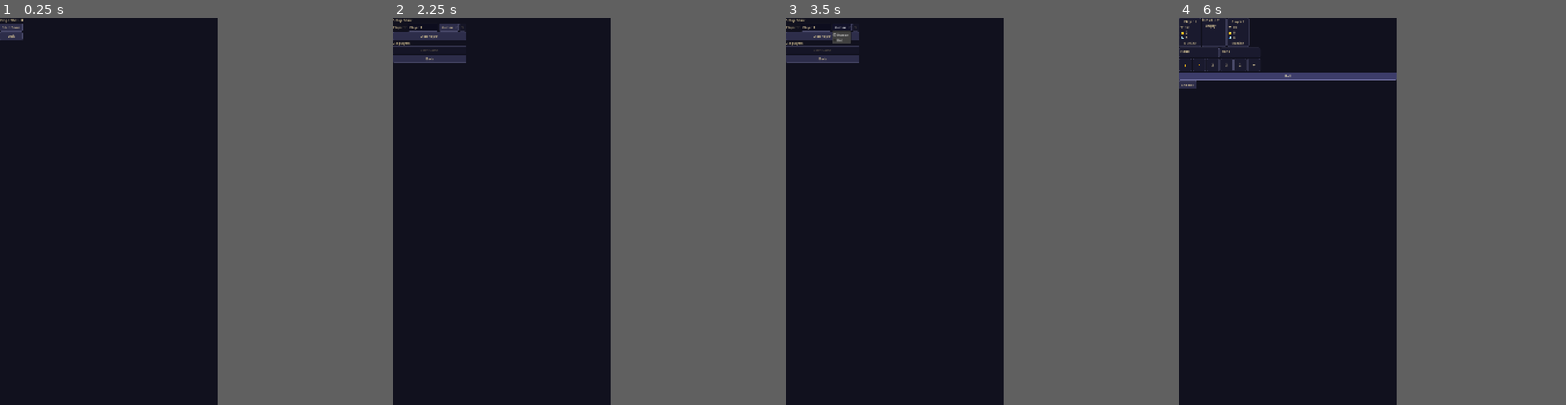
Above: before the commit, frames 1-4 (left to right).
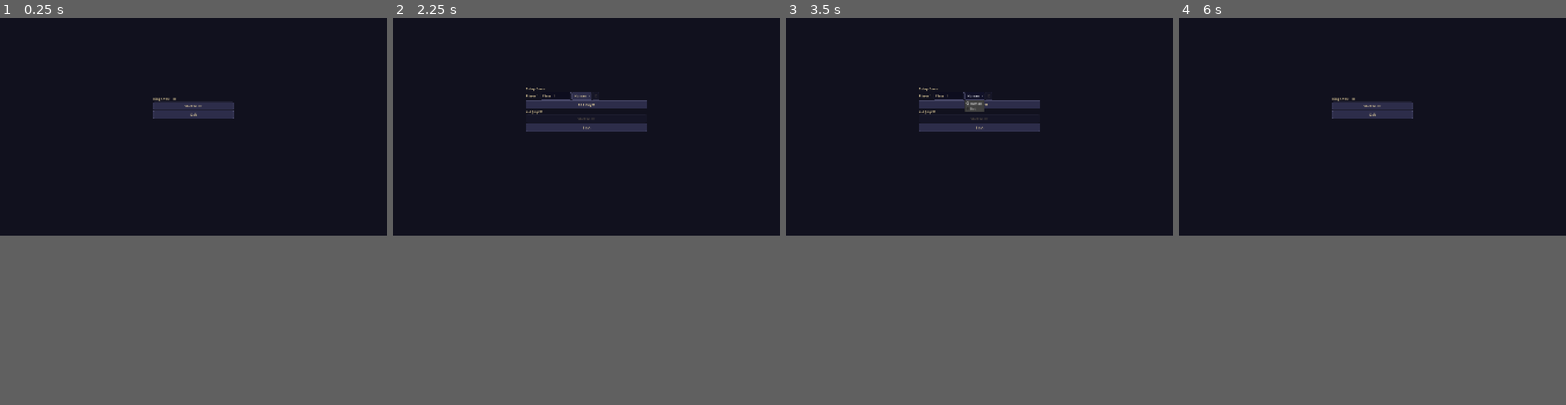
Above: after the commit, the same moments.

Repository: bogus998/KingOfTheHill
Game: Godot game, scene res://scenes/menus/main_menu.tscn
Same seed, same stepped clock (60 frames per second), same inputs: the game is played once before the commit and once after it.
Inputs (mouse positions are in pixels of both pictures, inside the frame that each line leads up to):
- Up to frame 1 (0.25 s): no input
- Up to frame 2 (2.25 s): click "Start Game" at 0.5 s; click "Back" at 1.25 s; click "Start Game" at 2 s
- Up to frame 3 (3.5 s): click "Human" at 2.75 s
- Up to frame 4 (6 s): click "Add Player" at 3.5 s; click (1213, 60) at 4.25 s, where only the run before the commit has a clickable "Start Game"; click (1287, 215) at 5 s, where only the run before the commit has a clickable "Ready!"; click (1287, 76) at 5.75 s, where only the run before the commit has a clickable "Roll"
In our replay, the window is 450x800 before the commit and 800x450 after it. These sizes can differ from the game's own. Grey fills any space a smaller window leaves; there, only what the larger window draws over its background counts as a difference.

The runs differ from the first frame. In frame 1, 1.1% of the frame differs, in the area x 0-61%, y 0-26%; in frame 2, 2.6%, in the area x 0-66%, y 0-30%; in frame 3, 2.6%; in frame 4, 2.5%.

Commit message:
Convert game to landscape orientation (1920x1080)
Switches viewport from portrait (1080x1920) to landscape (1920x1080),
scales 2D world positions proportionally, and updates all scene anchors
and minimum sizes to work correctly in the wider canvas.

Co-Authored-By: Claude Sonnet 4.6 <noreply@anthropic.com>

Diff:
--- a/project.godot
+++ b/project.godot
@@ -26,11 +26,11 @@
 
 [display]
 
-window/size/viewport_width=1080
-window/size/viewport_height=1920
+window/size/viewport_width=1920
+window/size/viewport_height=1080
 window/stretch/mode="canvas_items"
 window/stretch/aspect="expand"
-window/handheld/orientation="portrait"
+window/handheld/orientation="landscape"
 
 [editor_plugins]
 
--- a/scenes/board/vault_area.tscn
+++ b/scenes/board/vault_area.tscn
@@ -4,7 +4,7 @@
 
 [node name="VaultArea" type="Panel"]
 script = ExtResource("1_vault")
-custom_minimum_size = Vector2(120, 100)
+custom_minimum_size = Vector2(180, 100)
 
 [node name="VBoxContainer" type="VBoxContainer" parent="."]
 layout_mode = 2
--- a/scenes/game/main_game.tscn
+++ b/scenes/game/main_game.tscn
@@ -16,22 +16,22 @@
 [node name="World" type="Node2D" parent="."]
 
 [node name="Vault" type="Marker2D" parent="World"]
-position = Vector2(540, 960)
+position = Vector2(960, 540)
 
 [node name="Characters" type="Node2D" parent="World"]
 y_sort_enabled = true
 
 [node name="Character0" type="AnimatedSprite2D" parent="World/Characters"]
-position = Vector2(270, 1200)
+position = Vector2(480, 675)
 
 [node name="Character1" type="AnimatedSprite2D" parent="World/Characters"]
-position = Vector2(810, 1200)
+position = Vector2(1440, 675)
 
 [node name="Character2" type="AnimatedSprite2D" parent="World/Characters"]
-position = Vector2(270, 720)
+position = Vector2(480, 405)
 
 [node name="Character3" type="AnimatedSprite2D" parent="World/Characters"]
-position = Vector2(810, 720)
+position = Vector2(1440, 405)
 
 [node name="UILayer" type="CanvasLayer" parent="."]
 
--- a/scenes/menus/game_over.tscn
+++ b/scenes/menus/game_over.tscn
@@ -3,9 +3,26 @@
 [ext_resource type="Script" path="res://scripts/menus/game_over_controller.gd" id="1_over"]
 
 [node name="GameOver" type="Control"]
+anchors_preset = 15
+anchor_right = 1.0
+anchor_bottom = 1.0
+grow_horizontal = 2
+grow_vertical = 2
 script = ExtResource("1_over")
 
 [node name="VBox" type="VBoxContainer" parent="."]
+layout_mode = 1
+anchors_preset = 8
+anchor_left = 0.5
+anchor_top = 0.5
+anchor_right = 0.5
+anchor_bottom = 0.5
+offset_left = -200.0
+offset_top = -175.0
+offset_right = 200.0
+offset_bottom = 175.0
+grow_horizontal = 3
+grow_vertical = 3
 
 [node name="TitleLabel" type="Label" parent="VBox"]
 text = "Game Over"
--- a/scenes/menus/main_menu.tscn
+++ b/scenes/menus/main_menu.tscn
@@ -3,9 +3,26 @@
 [ext_resource type="Script" path="res://scripts/menus/main_menu_controller.gd" id="1_menu"]
 
 [node name="MainMenu" type="Control"]
+anchors_preset = 15
+anchor_right = 1.0
+anchor_bottom = 1.0
+grow_horizontal = 2
+grow_vertical = 2
 script = ExtResource("1_menu")
 
 [node name="VBox" type="VBoxContainer" parent="."]
+layout_mode = 1
+anchors_preset = 8
+anchor_left = 0.5
+anchor_top = 0.5
+anchor_right = 0.5
+anchor_bottom = 0.5
+offset_left = -200.0
+offset_top = -150.0
+offset_right = 200.0
+offset_bottom = 150.0
+grow_horizontal = 3
+grow_vertical = 3
 
 [node name="TitleLabel" type="Label" parent="VBox"]
 text = "King of the Hill"
--- a/scenes/menus/setup_game.tscn
+++ b/scenes/menus/setup_game.tscn
@@ -3,9 +3,26 @@
 [ext_resource type="Script" path="res://scripts/menus/setup_game_controller.gd" id="1_setup"]
 
 [node name="SetupGame" type="Control"]
+anchors_preset = 15
+anchor_right = 1.0
+anchor_bottom = 1.0
+grow_horizontal = 2
+grow_vertical = 2
 script = ExtResource("1_setup")
 
 [node name="VBox" type="VBoxContainer" parent="."]
+layout_mode = 1
+anchors_preset = 8
+anchor_left = 0.5
+anchor_top = 0.5
+anchor_right = 0.5
+anchor_bottom = 0.5
+offset_left = -300.0
+offset_top = -200.0
+offset_right = 300.0
+offset_bottom = 200.0
+grow_horizontal = 3
+grow_vertical = 3
 
 [node name="TitleLabel" type="Label" parent="VBox"]
 text = "Setup Game"
--- a/scenes/players/player_panel.tscn
+++ b/scenes/players/player_panel.tscn
@@ -4,7 +4,7 @@
 
 [node name="PlayerPanel" type="PanelContainer"]
 script = ExtResource("1_pp")
-custom_minimum_size = Vector2(110, 120)
+custom_minimum_size = Vector2(180, 130)
 
 [node name="VBoxContainer" type="VBoxContainer" parent="."]
 layout_mode = 2
--- a/scenes/ui/escape_dialog.tscn
+++ b/scenes/ui/escape_dialog.tscn
@@ -5,10 +5,26 @@
 [node name="EscapeDialog" type="Panel"]
 script = ExtResource("1_esc")
 visible = false
-custom_minimum_size = Vector2(300, 100)
+layout_mode = 1
+anchors_preset = 15
+anchor_right = 1.0
+anchor_bottom = 1.0
+grow_horizontal = 2
+grow_vertical = 2
 
 [node name="VBoxContainer" type="VBoxContainer" parent="."]
-layout_mode = 2
+layout_mode = 1
+anchors_preset = 8
+anchor_left = 0.5
+anchor_top = 0.5
+anchor_right = 0.5
+anchor_bottom = 0.5
+offset_left = -200.0
+offset_top = -80.0
+offset_right = 200.0
+offset_bottom = 80.0
+grow_horizontal = 3
+grow_vertical = 3
 
 [node name="MessageLabel" type="Label" parent="VBoxContainer"]
 text = "Flee or Stay?"
--- a/scenes/ui/pass_device_screen.tscn
+++ b/scenes/ui/pass_device_screen.tscn
@@ -17,10 +17,10 @@
 anchor_top = 0.5
 anchor_right = 0.5
 anchor_bottom = 0.5
-offset_left = -100.0
-offset_top = -50.0
-offset_right = 100.0
-offset_bottom = 50.0
+offset_left = -200.0
+offset_top = -100.0
+offset_right = 200.0
+offset_bottom = 100.0
 
 [node name="MessageLabel" type="Label" parent="VBox"]
 horizontal_alignment = 1
